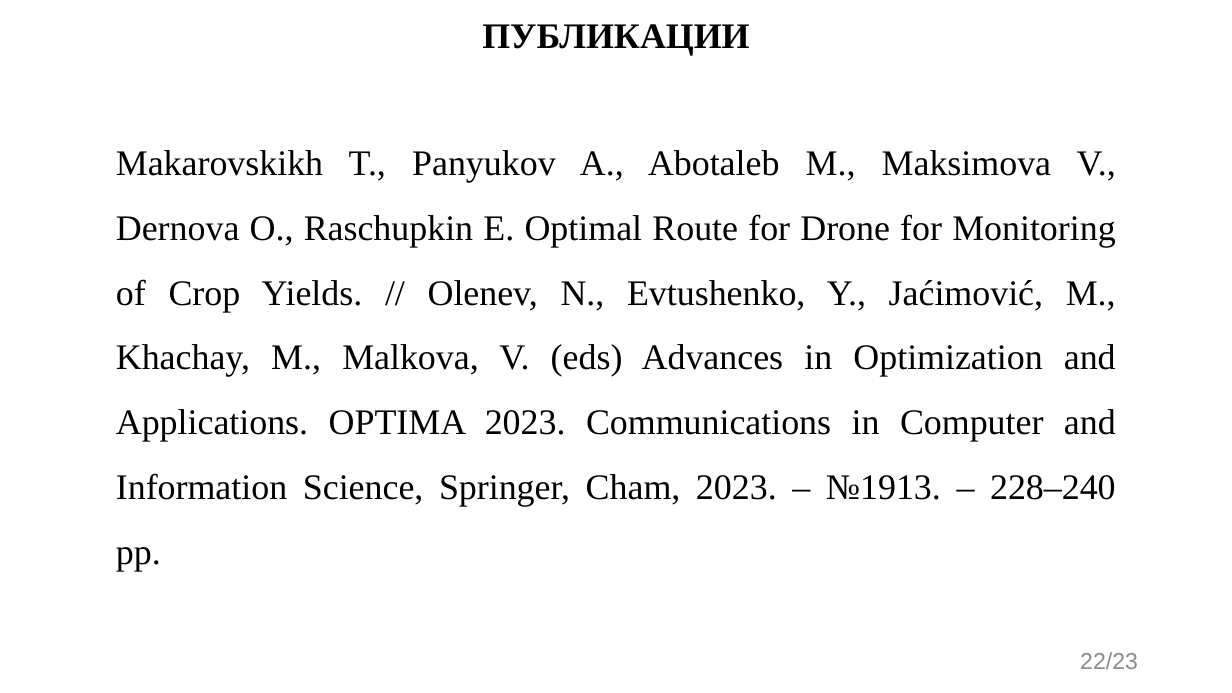
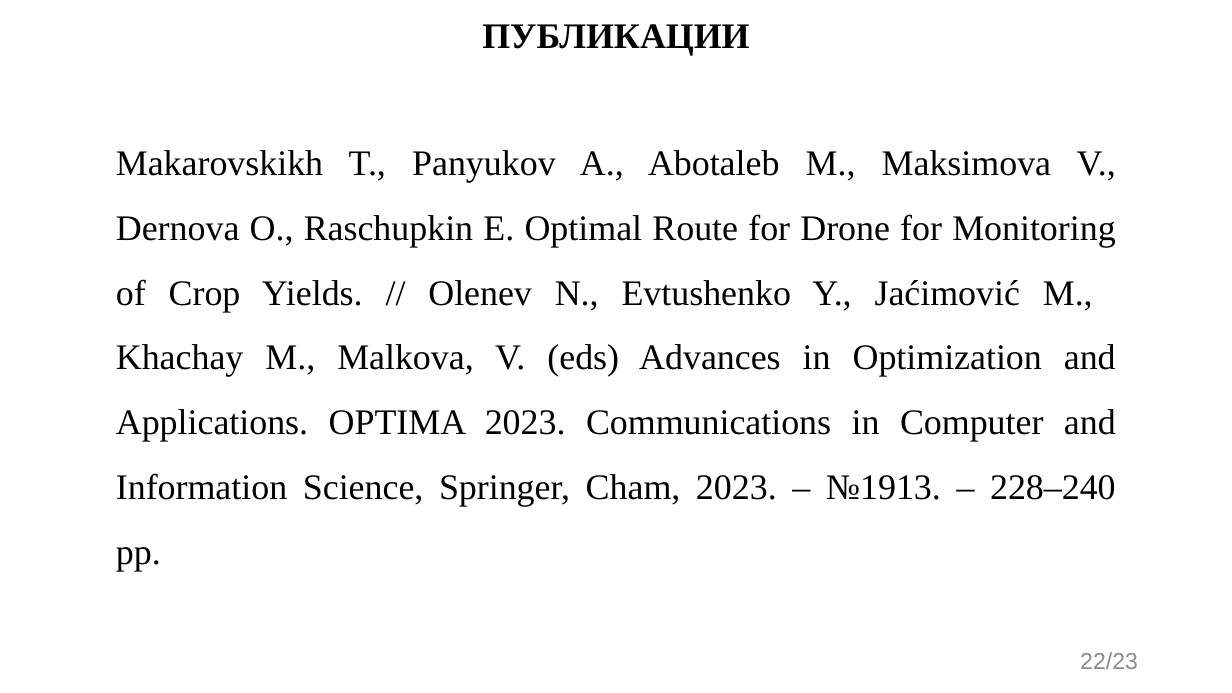
Before and after one commit to evgenkot/uav-route-calculation, a slide deck: slide 22 of doc/GQW/Raschupkin_EV_UAV_Route_Planning.pptx. Drawn at 1232x693 pixels with LibreOffice and Linux fonts; fonts in the diff are those of the drawing. Boxes give left, top, right and bottom in pixels: in the first picture for what was removed or moved away, otherwise in the second. Text is boxed around its words. In the diff, an @@ line names an element or a change of style, - is before the commit and + after.

```diff
--- a/doc/GQW/Raschupkin_EV_UAV_Route_Planning.pptx
+++ b/doc/GQW/Raschupkin_EV_UAV_Route_Planning.pptx
@@ text at [116, 150, 1116, 571]: text changed @@
-Makarovskikh T., Panyukov A., Abotaleb M., Maksimova V., Dernova O., Raschupkin E. Optimal Route for Drone for Monitoring of Crop Yields. // Olenev, N., Evtushenko, Y., Jaćimović, M., Khachay, M., Malkova, V. (eds) Advances in Optimization and Applications. OPTIMA 2023. Communications in Computer and Information Science, Springer, Cham, 2023. – №1913. – 228–240 pp.
+Makarovskikh T., Panyukov A., Abotaleb M., Maksimova V., Dernova O., Raschupkin E. Optimal Route for Drone for Monitoring of Crop Yields. // Olenev N., Evtushenko Y., Jaćimović M.,
+Khachay M., Malkova, V. (eds) Advances in Optimization and Applications. OPTIMA 2023. Communications in Computer and Information Science, Springer, Cham, 2023. – №1913. – 228–240 pp.
```
Also in this commit, not shown: 2 other slides changed, 3 other files.
